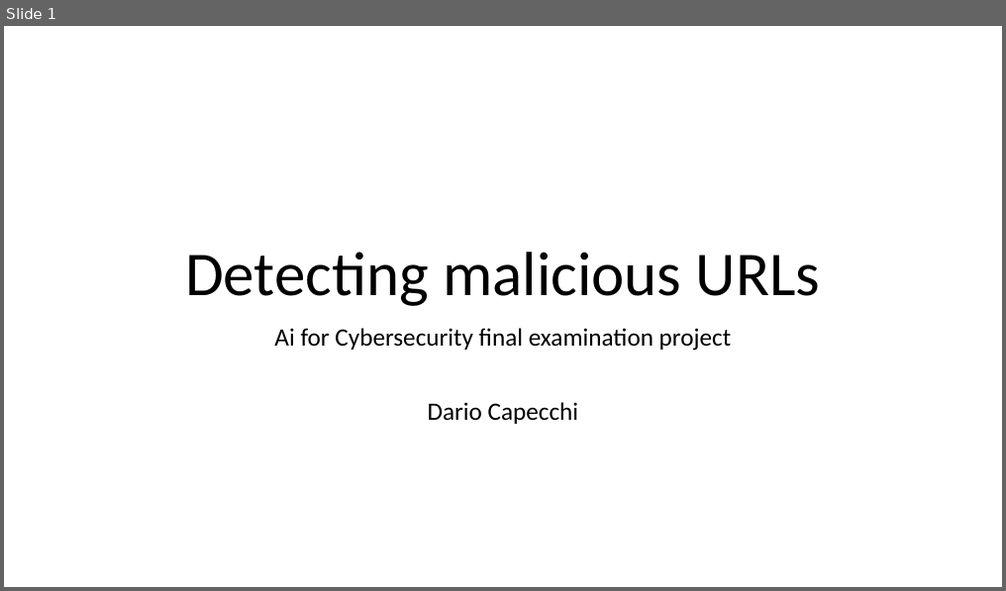
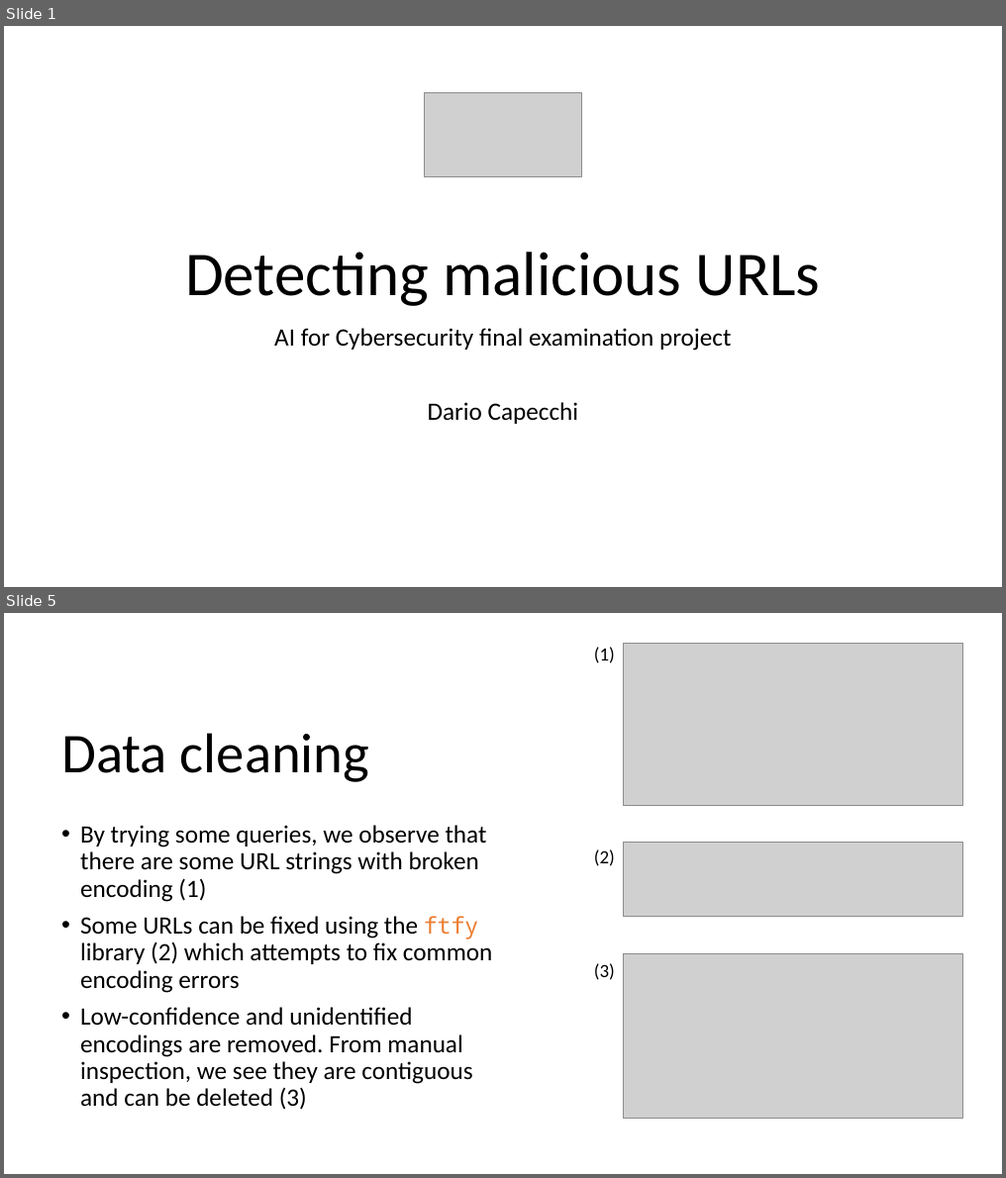
Before and after one commit to Metalcape/url-classifier, a slide deck: slides.pptx. Shown one above the other, each under a label of ours: slide 1 before the commit, slides 1 and 5 after it; the slides between them are not shown. The pictures are 1006x591 and 1006x1178 pixels, drawn with LibreOffice and Linux fonts; fonts in the diff are those of the drawing; grey boxes stand for pictures. Boxes give left, top, right and bottom in pixels: in the first picture for what was removed or moved away, otherwise in the second. Text is boxed around its words. In the diff, an @@ line names an element or a change of style, - is before the commit and + after.

```diff
--- a/slides.pptx
+++ b/slides.pptx
@@ slide 5 added at [4,613,1002,1174], background #FFFFFF @@
@@ text added at [594,647,615,663], 18 pt, text #000000 @@
+(1)
@@ picture added at [623,643,963,805] @@
@@ title added at [61,733,369,782], 54 pt, text #000000 @@
+Data cleaning
@@ text added at [80,825,493,1110], 24 pt, text #000000 @@
+• By trying some queries, we observe that there are some URL strings with broken encoding (1)
+• Some URLs can be fixed using the ftfy library (2) which attempts to fix common encoding errors
+• Low-confidence and unidentified encodings are removed. From manual inspection, we see they are contiguous and can be deleted (3)
@@ text added at [594,850,615,866], 18 pt, text #000000 @@
+(2)
@@ picture added at [623,842,963,917] @@
@@ text added at [594,963,615,980], 18 pt, text #000000 @@
+(3)
@@ picture added at [623,954,963,1118] @@
@@ slide 1 changed as well @@
@@ picture added at [425,92,582,176] @@
@@ subtitle at [274,328,732,351]: text changed @@
-Ai for Cybersecurity final examination project
+AI for Cybersecurity final examination project
```
Also in this commit, not shown: 3 other slides changed, 9 other slides added, 4 slides removed, 21 other files.
